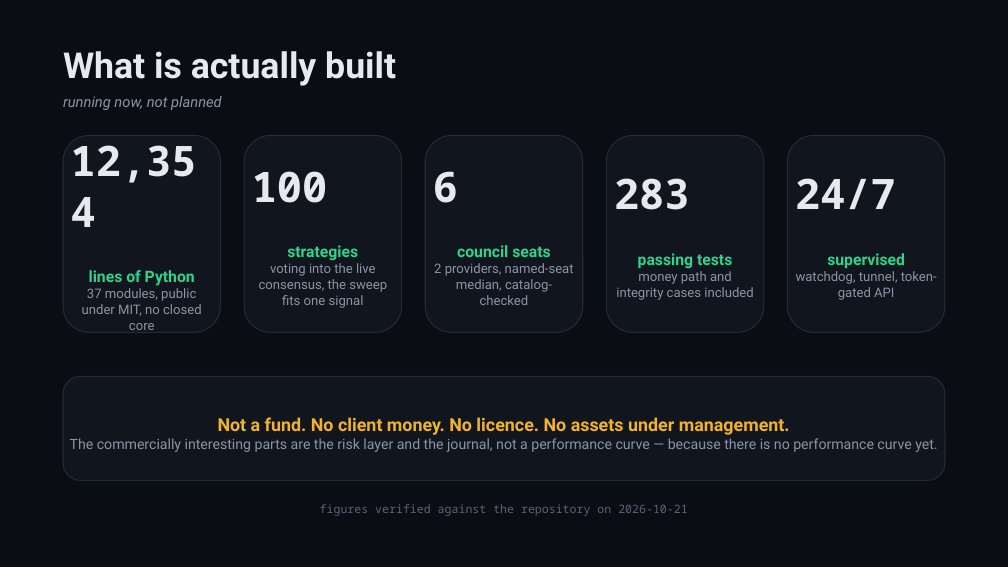
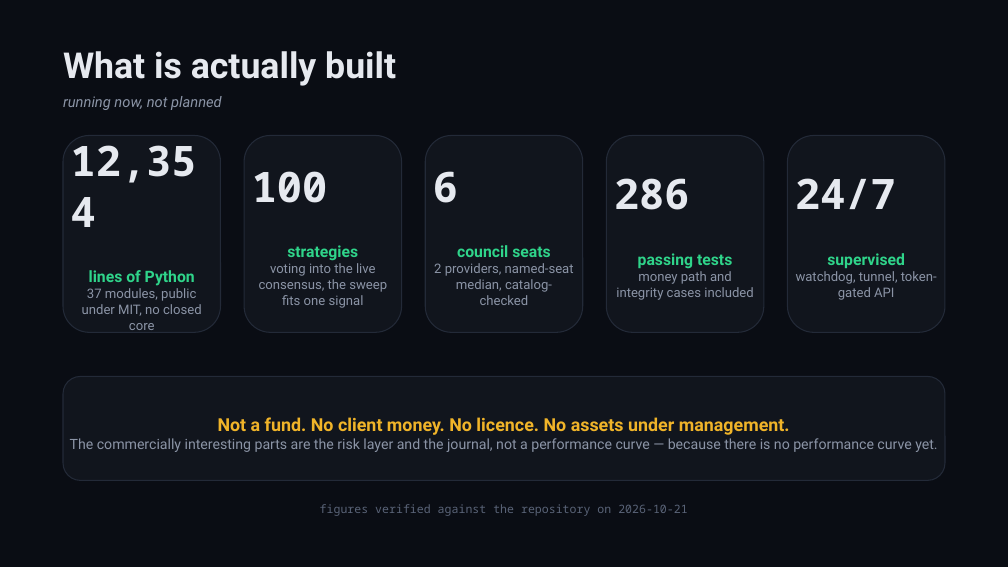
Before and after one commit to zhaider5142009-oss/kairos, a slide deck: slide 3 of docs/investors/KAIROS_Investor_Deck.pptx. Drawn at 1008x567 pixels with LibreOffice and Linux fonts; fonts in the diff are those of the drawing. Boxes give left, top, right and bottom in pixels: in the first picture for what was removed or moved away, otherwise in the second. Text is boxed around its words. In the diff, an @@ line names an element or a change of style, - is before the commit and + after.

```diff
--- a/docs/investors/KAIROS_Investor_Deck.pptx
+++ b/docs/investors/KAIROS_Investor_Deck.pptx
@@ text in rounded rectangle at <box>614,178,690,210</box>: text changed @@
-283
+286
```
Also in this commit, not shown: 3 other slides changed, 15 other files.
